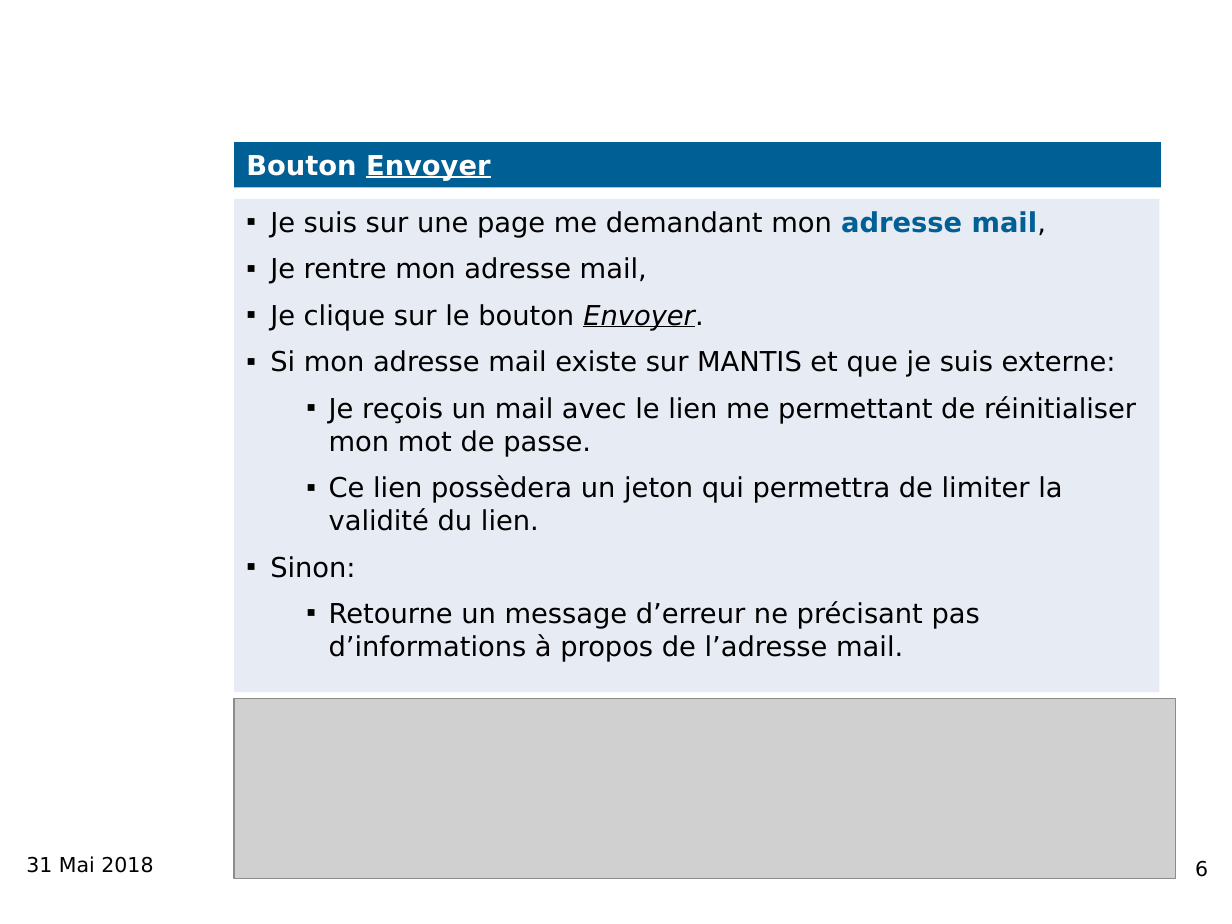
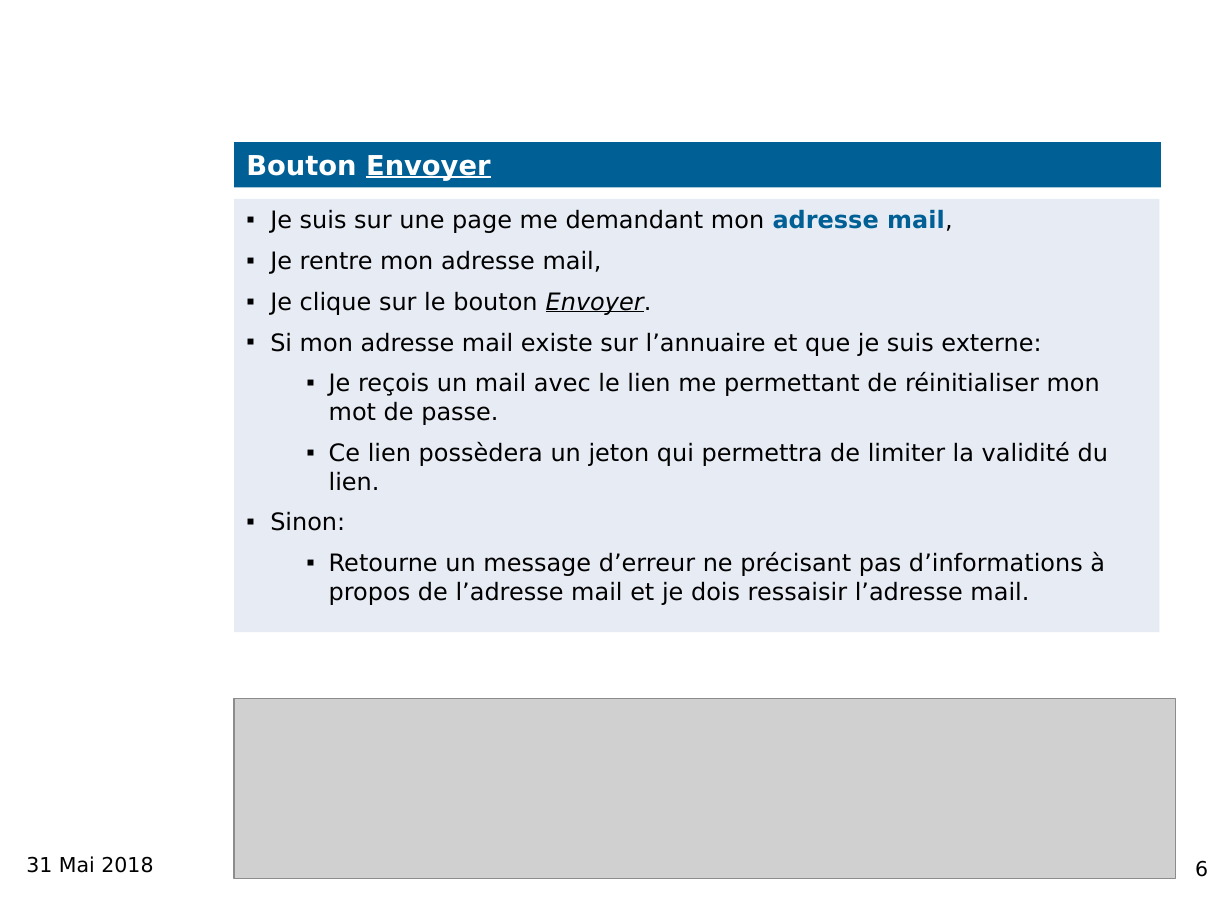
Before and after one commit to NicolasSIO/Stage, a slide deck: slide 6 of Page de modification de mot de passe MANTIS v2.pptx. Drawn at 1232x924 pixels with LibreOffice and Linux fonts; fonts in the diff are those of the drawing; grey boxes stand for pictures; background and template pictures are left out. Boxes give left, top, right and bottom in pixels: in the first picture for what was removed or moved away, otherwise in the second. Text is boxed around its words. In the diff, an @@ line names an element or a change of style, - is before the commit and + after.

```diff
--- a/Page de modification de mot de passe MANTIS v2.pptx
+++ b/Page de modification de mot de passe MANTIS v2.pptx
@@ rectangle "Je suis sur une page ...": place and size @@
-rectangle "Je suis sur une page ..." at [234, 198, 1159, 692]
+rectangle "Je suis sur une page ..." at [234, 198, 1159, 632]
@@ text in rectangle at [270, 209, 1108, 531]: size 16 to 14 pt in "Je suis sur une page me demandant ...", "Je rentre mon adresse mail,", "Je clique sur le bouton Envoyer.", "Je reçois un mail avec le lien ..." and 2 more places; less space between paragraphs @@
@@ text in rectangle at [270, 332, 1041, 356]: text changed; size 16 to 14 pt @@
-▪ Si mon adresse mail existe sur MANTIS et que je suis externe:
+▪ Si mon adresse mail existe sur l’annuaire et que je suis externe:
@@ text in rectangle at [329, 551, 1105, 605]: text changed; size 16 to 14 pt @@
-  ▪ Retourne un message d’erreur ne précisant pas d’informations à propos de l’adresse mail.
+  ▪ Retourne un message d’erreur ne précisant pas d’informations à propos de l’adresse mail et je dois ressaisir l’adresse mail.
```
Also in this commit, not shown: 3 other slides changed, 5 other files.
